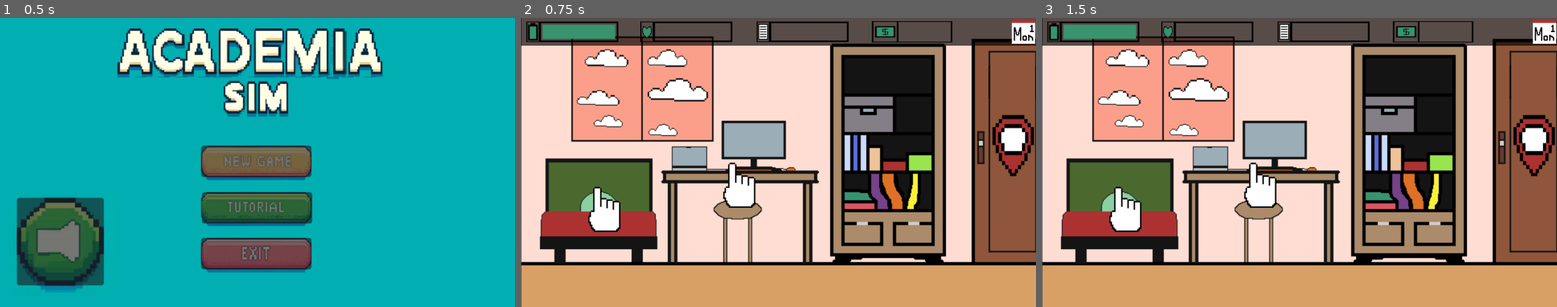
Above: before the commit, frames 1-3 (left to right).
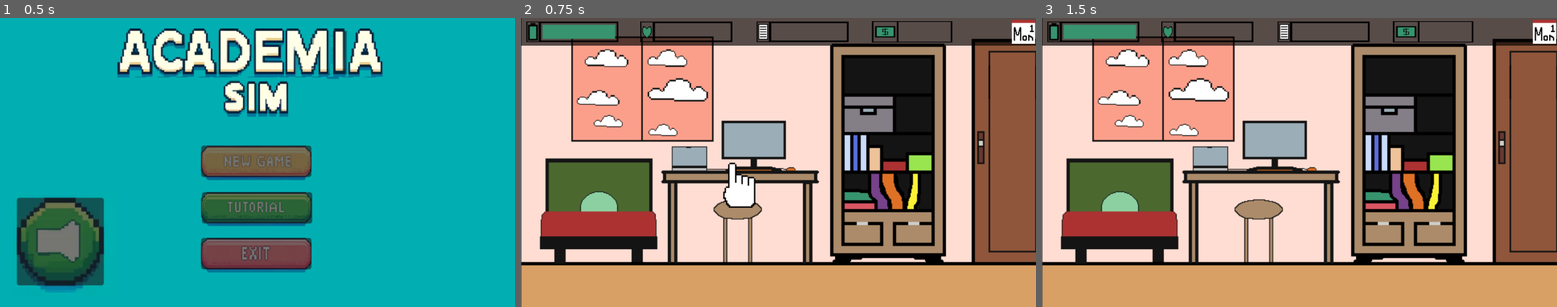
Above: after the commit, the same moments.

Repository: SOOPG/MyFYP
Game: Godot game, scene res://scenes/sceneMainMenu.tscn
Two runs of this game, one before a commit and one after it. Both use one fixed random seed, a clock stepped at 60 frames per second and the inputs below.
Inputs (mouse positions are in pixels of both pictures, inside the frame that each line leads up to):
- Up to frame 1 (0.5 s): no input
- Up to frame 2 (0.75 s): click (778, 162) at 0.5 s
- Up to frame 3 (1.5 s): tap Enter at 1.25 s; move the mouse to (1412, 148) at 1.27 s

Frame 1 is identical in both runs. In frame 2, 2.0% of the frame differs, in the area x 13-100%, y 33-75%; in frame 3, 2.7%.

Commit message:
V0.0.2B
-added hover effects to clickable area in home scene

Diff:
--- a/scripts/sceneHomeHandler.gd
+++ b/scripts/sceneHomeHandler.gd
@@ -1,11 +1,44 @@
 extends CanvasLayer
 
+@onready var bed_control = $BedControl
+@onready var bed_hover_icon = $BedControl/bed_hover
+@onready var study_control = $StudyControl
+@onready var study_hover_icon = $StudyControl/study_hover
+@onready var door_control = $DoorControl
+@onready var door_hover_icon = $DoorControl/door_hover
 
 # Called when the node enters the scene tree for the first time.
 func _ready():
-	pass # Replace with function body.
+	# Hover sprites are not visible at the start
+	bed_hover_icon.visible = false
+	study_hover_icon.visible = false
+	door_hover_icon.visible = false
+
+	# Connect the mouse_entered and mouse_exited signals
+	bed_control.mouse_entered.connect(self._on_bed_mouse_entered)
+	bed_control.mouse_exited.connect(self._on_bed_mouse_exited)
+
+	study_control.mouse_entered.connect(self._on_study_mouse_entered)
+	study_control.mouse_exited.connect(self._on_study_mouse_exited)
+
+	door_control.mouse_entered.connect(self._on_door_mouse_entered)
+	door_control.mouse_exited.connect(self._on_door_mouse_exited)
 
 
-# Called every frame. 'delta' is the elapsed time since the previous frame.
-func _process(delta):
-	pass
+func _on_bed_mouse_entered():
+	bed_hover_icon.visible = true
+
+func _on_bed_mouse_exited():
+	bed_hover_icon.visible = false
+
+func _on_study_mouse_entered():
+	study_hover_icon.visible = true
+
+func _on_study_mouse_exited():
+	study_hover_icon.visible = false
+
+func _on_door_mouse_entered():
+	door_hover_icon.visible = true
+
+func _on_door_mouse_exited():
+	door_hover_icon.visible = false
